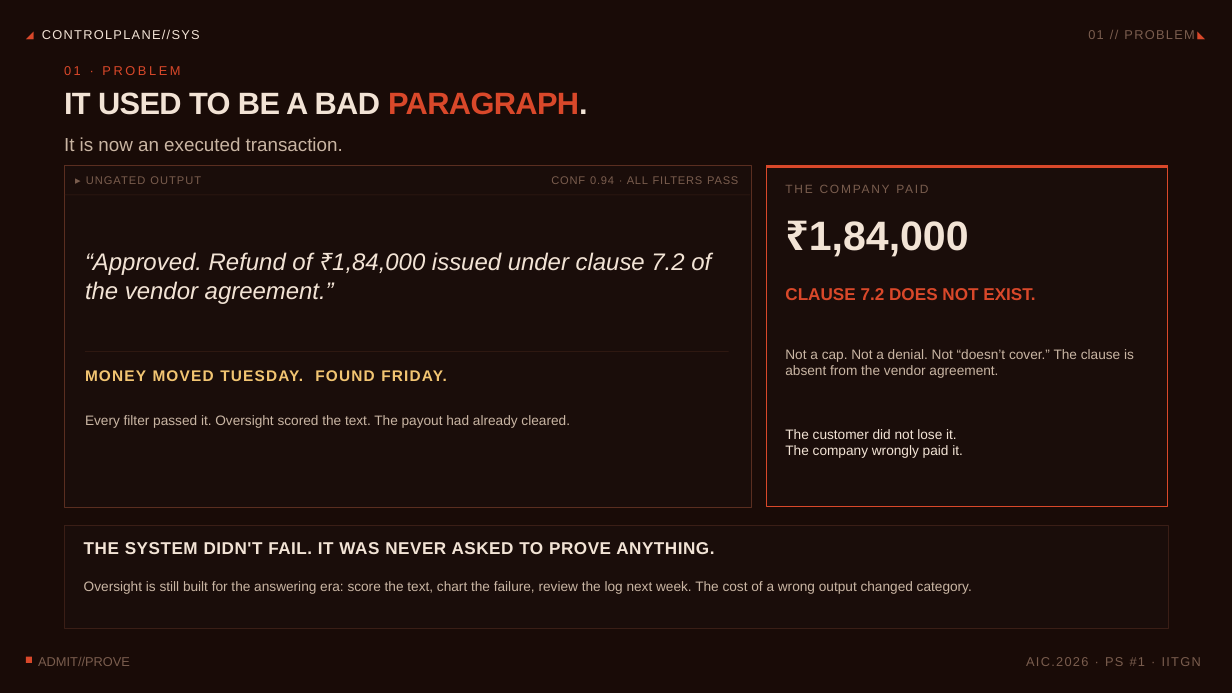
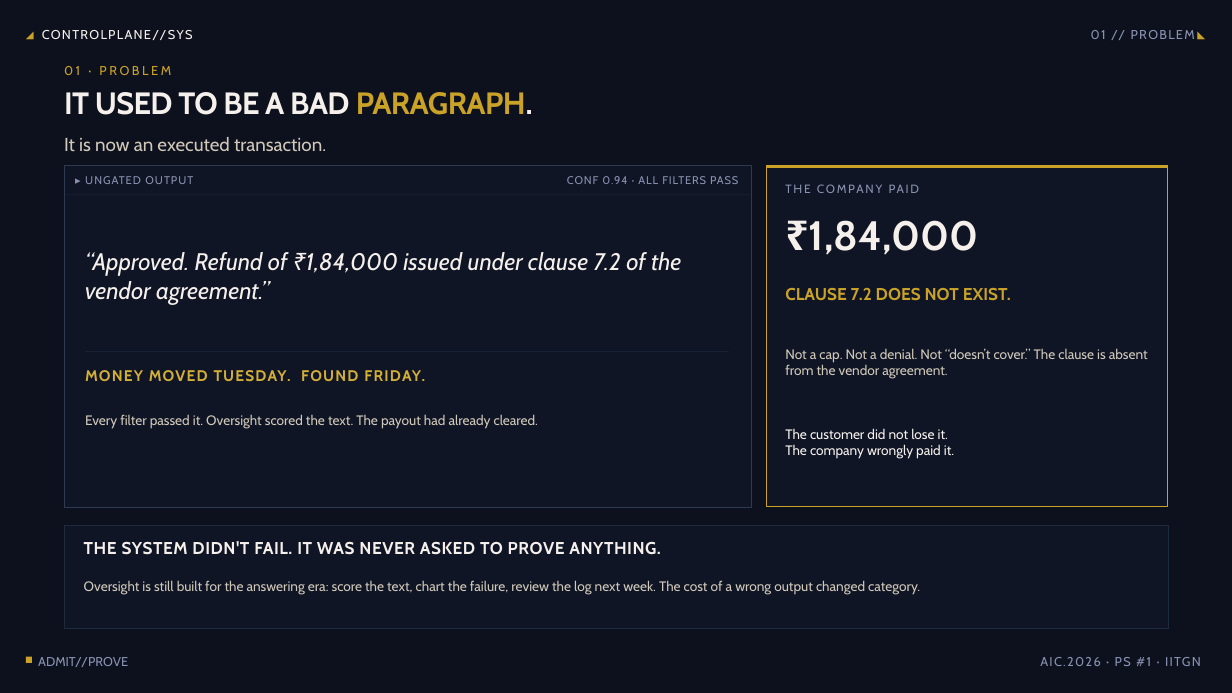
Before and after one commit to Srujan0798/controlplane-ai, a slide deck: slide 2 of submission/ControlPlane_Round2_Pitch.pptx. Drawn at 1232x693 pixels with LibreOffice and Linux fonts; fonts in the diff are those of the drawing. Boxes give left, top, right and bottom in pixels: in the first picture for what was removed or moved away, otherwise in the second. Text is boxed around its words. In the diff, an @@ line names an element or a change of style, - is before the commit and + after.

Commit message:
DESIGN: professional PPTX redesign (navy/gold), rebuilt PDFs with improved styling, video with professional voice audio (edge-tts), archive unnecessary internal docs (agent prompts, superpowers specs, competitive defense docs), clean messy video work files. Portal submission artifacts verified.

```diff
--- a/submission/ControlPlane_Round2_Pitch.pptx
+++ b/submission/ControlPlane_Round2_Pitch.pptx
@@ background #120806 to #0B0F1A @@
@@ rectangle at bbox=[0, 0, 1232, 693]: fill #2A120C at 30% opacity to #12182A at 30% opacity @@
@@ font Arial to Cabin, text colour #D9482A to #C9A227 in 4 elements at bbox=[64, 66, 171, 75], bbox=[785, 288, 1011, 300], bbox=[26, 27, 40, 43], bbox=[1198, 27, 1212, 43] @@
@@ text "IT USED TO BE A ..." at bbox=[64, 92, 533, 115]: font Arial to Cabin; text colour #F2E3D5 to #F5F0EB in "IT USED TO BE A BAD PARAGRAPH."; text colour #D9482A to #C9A227 in "PARAGRAPH." @@
@@ rectangle at bbox=[64, 165, 751, 507]: fill #1A0D0A to #0F1525; outline #5A2E20 0.68 pt to #2D3A52 0.68 pt @@
@@ rectangle at bbox=[767, 165, 1168, 168]: fill #D9482A to #C9A227 @@
@@ rectangle at bbox=[767, 165, 1168, 507]: fill #1A0D0A to #0F1525; outline #D9482A 1.1 pt to #C9A227 1.1 pt @@
@@ font Arial to Cabin, text colour #7A5D4E to #8892B0 in 6 elements at bbox=[1091, 30, 1195, 39], bbox=[38, 657, 128, 667], bbox=[1040, 657, 1201, 666], bbox=[85, 176, 193, 184], bbox=[567, 176, 738, 184], bbox=[785, 444, 941, 459] @@
@@ rectangle at bbox=[65, 195, 750, 195]: fill #3A1E16 to #1E2A3D @@
@@ rectangle at bbox=[85, 351, 729, 352]: fill #3A1E16 to #1E2A3D @@
@@ text "MONEY MOVED TUESDAY. FOUND FRIDAY." at bbox=[85, 370, 425, 381]: font Arial to Cabin, text colour #F2C572 to #D4AF37 @@
@@ rectangle at bbox=[64, 525, 1168, 628]: fill #1A0D0A to #0F1525; outline #3A1E16 0.68 pt to #1E2A3D 0.68 pt @@
@@ font Arial to Cabin, text colour #F2E3D5 to #F5F0EB in 5 elements at bbox=[168, 30, 193, 39], bbox=[85, 252, 681, 305], bbox=[809, 220, 978, 255], bbox=[785, 428, 954, 459], bbox=[84, 541, 661, 555] @@
@@ font Arial to Cabin, text colour #C9B5A3 to #D0C8B8 in 4 elements at bbox=[64, 137, 326, 151], bbox=[85, 414, 538, 429], bbox=[785, 348, 1148, 379], bbox=[84, 580, 920, 595] @@
@@ rectangle at bbox=[26, 657, 32, 663]: fill #D9482A to #C9A227 @@
```
Also in this commit, not shown: 13 other slides changed, 20 other files.
